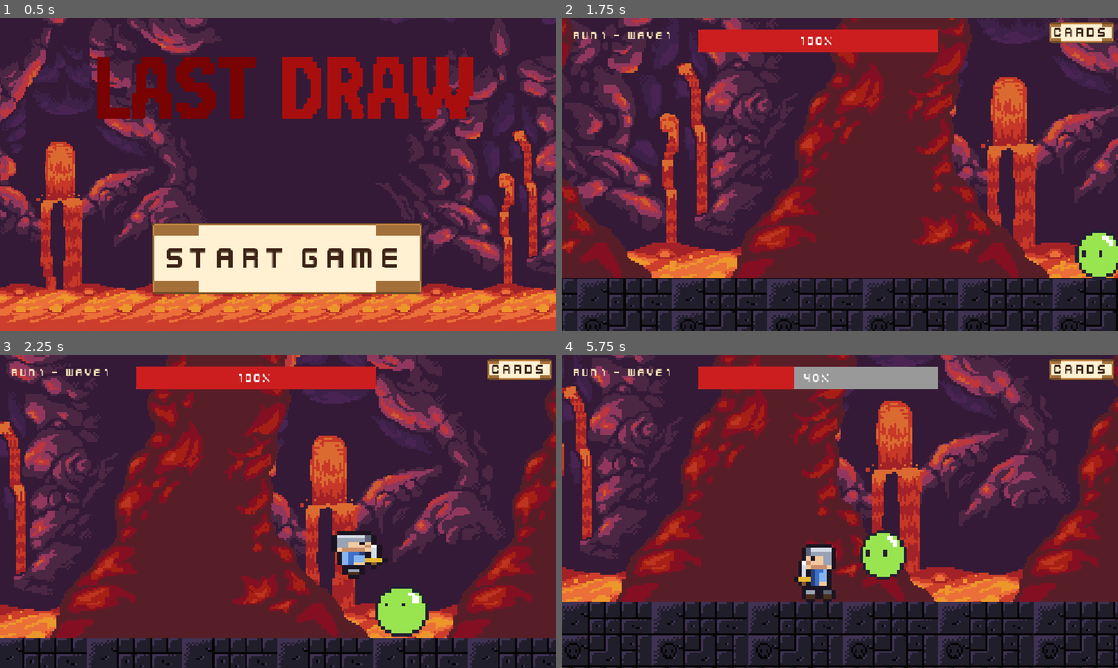
Above: before the commit, frames 1-4 (two rows, left to right).
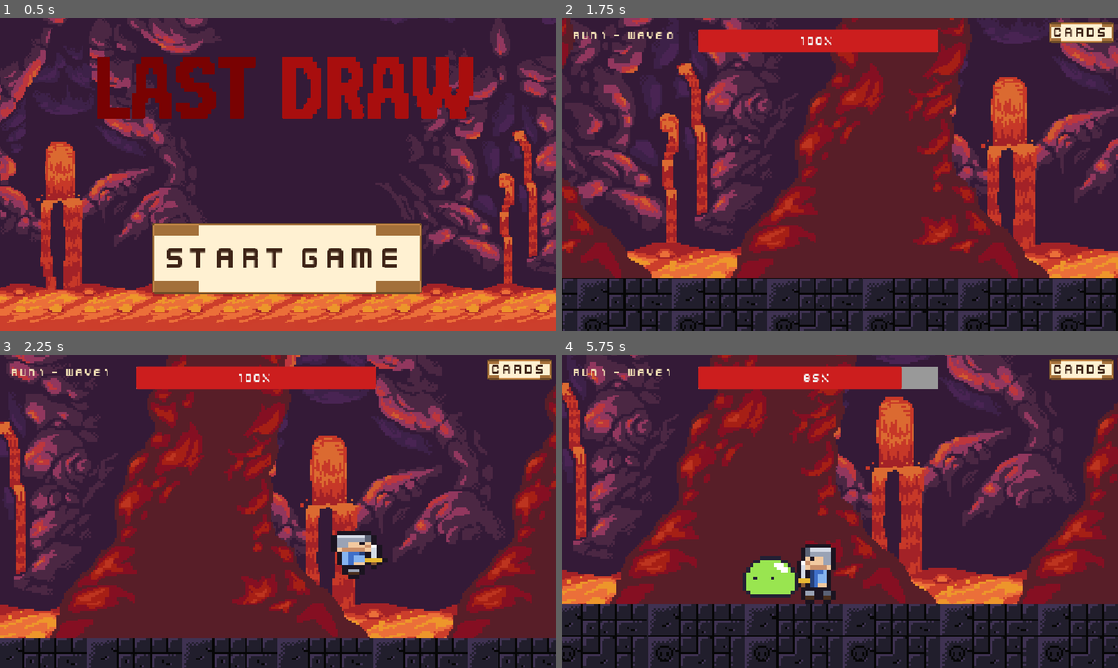
Above: after the commit, the same moments.

Repository: BillNyeFan123-creator/rebound
Game: Godot game, scene res://start_screen.tscn
Two runs of this game, one before a commit and one after it. Both use one fixed random seed, a clock stepped at 60 frames per second and the inputs below.
Inputs (mouse positions are in pixels of both pictures, inside the frame that each line leads up to):
- Up to frame 1 (0.5 s): no input
- Up to frame 2 (1.75 s): click "Start Game" at 0.5 s; move the mouse to (962, 158) at 1.27 s; hold D (move_right) from 1.28 s (still down); tap X (attack) at 1.35 s; tap W (jump) at 1.52 s
- Up to frame 3 (2.25 s): keep holding D (move_right); move the mouse to (166, 527) at 2.02 s; tap Shift (dash) at 2.1 s
- Up to frame 4 (5.75 s): tap W (jump) at 2.27, 3.77, 4.52, 5.27 s; move the mouse to (895, 442) at 2.77 s; release D (move_right) at 2.78 s; hold A (move_left) 2.78-3.53 s; tap X (attack) at 2.85, 4.35 s; move the mouse to (812, 574) at 3.52 s; hold D (move_right) 3.53-5.03 s; tap Shift (dash) at 3.6, 5.1 s; move the mouse to (1006, 558) at 4.27 s; move the mouse to (673, 464) at 5.02 s; hold A (move_left) from 5.03 s (still down)

Frame 1 is identical in both runs. In frame 2, 0.9% of the frame differs, in the area x 18-100%, y 4-84%; in frame 3, 1.1%; in frame 4, 28%, in the area x 0-100%, y 0-100%.
Error before the commit: Parse Error: Unexpected identifier "s" in class body. (res://scripts/cardSystem/ui/CardPickUI.gd:25)

Commit message:
Fix stray character in CardPickUI

Diff:
--- a/scripts/cardSystem/ui/CardPickUI.gd
+++ b/scripts/cardSystem/ui/CardPickUI.gd
@@ -22,7 +22,7 @@
 	for child in buttons_box.get_children():
 		child.queue_free()
 
-s	$Root/Center/Box/RunInfo.text = "Run #%d ends here" % RunState.run_count
+	$Root/Center/Box/RunInfo.text = "Run #%d ends here" % RunState.run_count
 
 	var pool := CardManager.unlocked.filter(
 		func(c: Card): return not CardManager.equipped.has(c)
